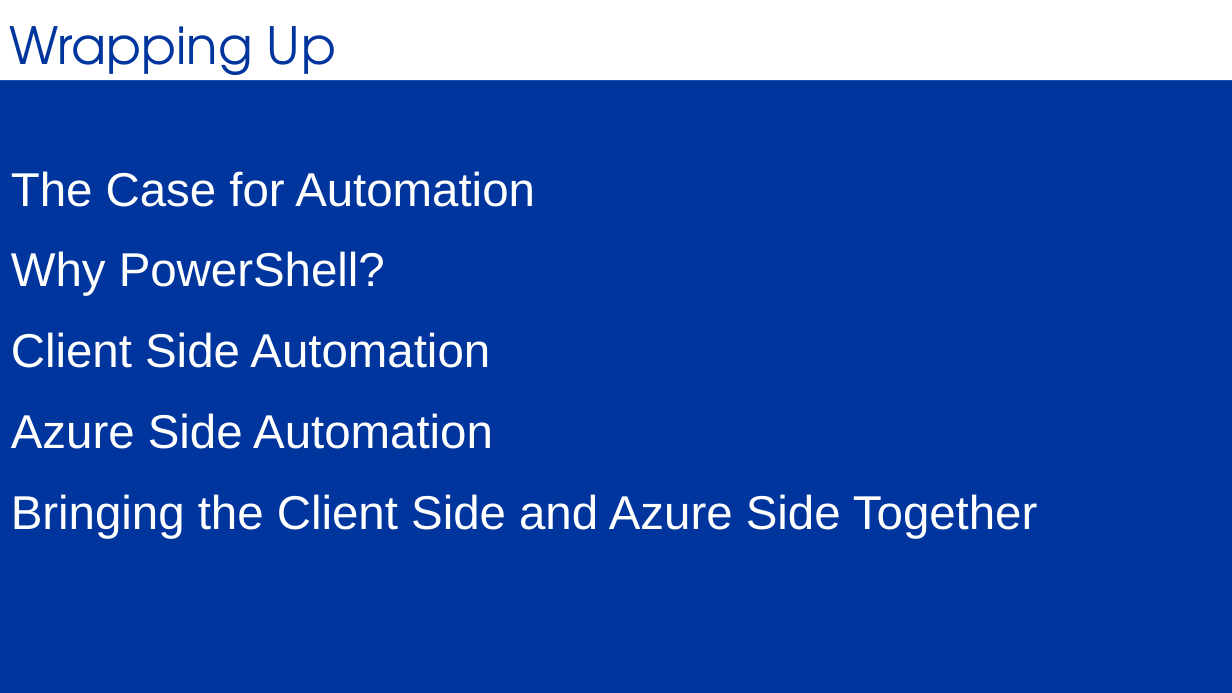
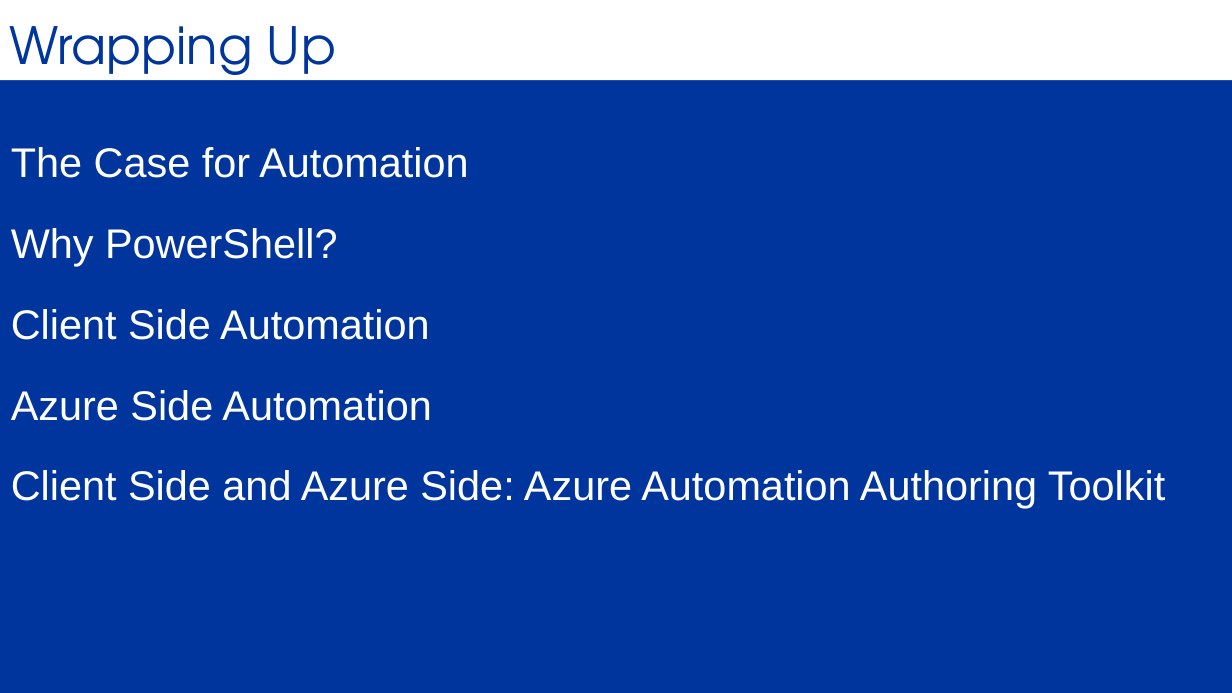
Before and after one commit to bcafferky/shared, a slide deck: slide 43 of FullAutomationWithPowerShell/PowerShellAzureFullAuto.pptx (slide 41 before the commit). Drawn at 1232x693 pixels with LibreOffice and Linux fonts; fonts in the diff are those of the drawing. Boxes give left, top, right and bottom in pixels: in the first picture for what was removed or moved away, otherwise in the second. Text is boxed around its words. In the diff, an @@ line names an element or a change of style, - is before the commit and + after.

```diff
--- a/FullAutomationWithPowerShell/PowerShellAzureFullAuto.pptx
+++ b/FullAutomationWithPowerShell/PowerShellAzureFullAuto.pptx
@@ text at [11,147,468,421]: size 37 to 32.3 pt in "The Case for Automation", "Why PowerShell?", "Client Side Automation", "Azure Side Automation"; line spacing 0.7 to 0.8 @@
@@ text "The Case for Automation": place and size @@
-text "The Case for Automation" at [11,171,1037,539]
+text "The Case for Automation" at [11,147,1165,508]
@@ text at [11,470,1165,508]: text changed; size 37 to 32.3 pt @@
-Bringing the Client Side and Azure Side Together
+Client Side and Azure Side: Azure Automation Authoring Toolkit
```
Also in this commit, not shown: 3 other slides changed, 3 slides added, 1 slide removed, 7 other files.
